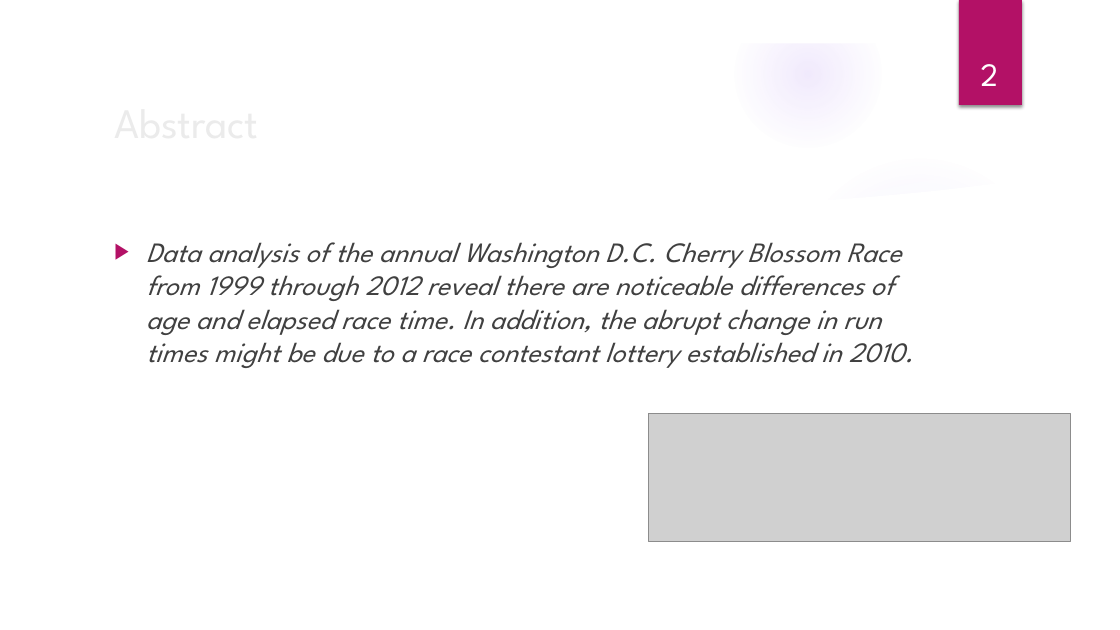
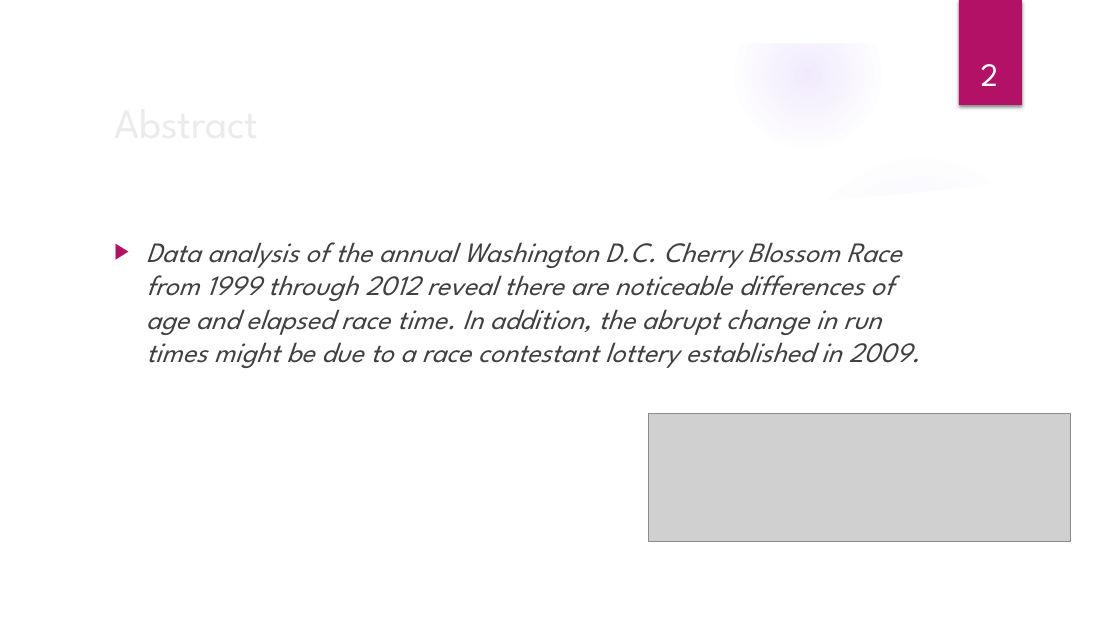
Before and after one commit to elkinst65/QTW_08, a slide deck: slide 2 of infographic.pptx. Drawn at 1120x630 pixels with LibreOffice and Linux fonts; fonts in the diff are those of the drawing; grey boxes stand for pictures; background and template pictures are left out. Boxes give left, top, right and bottom in pixels: in the first picture for what was removed or moved away, otherwise in the second. Text is boxed around its words. In the diff, an @@ line names an element or a change of style, - is before the commit and + after.

```diff
--- a/infographic.pptx
+++ b/infographic.pptx
@@ text at <box>146,242,921,368</box>: text changed @@
-▶ Data analysis of the annual Washington D.C. Cherry Blossom Race from 1999 through 2012 reveal there are noticeable differences of age and elapsed race time. In addition, the abrupt change in run times might be due to a race contestant lottery established in 2010.
+▶ Data analysis of the annual Washington D.C. Cherry Blossom Race from 1999 through 2012 reveal there are noticeable differences of age and elapsed race time. In addition, the abrupt change in run times might be due to a race contestant lottery established in 2009.
```
Also in this commit, not shown: 3 other slides changed, 1 slide added.
